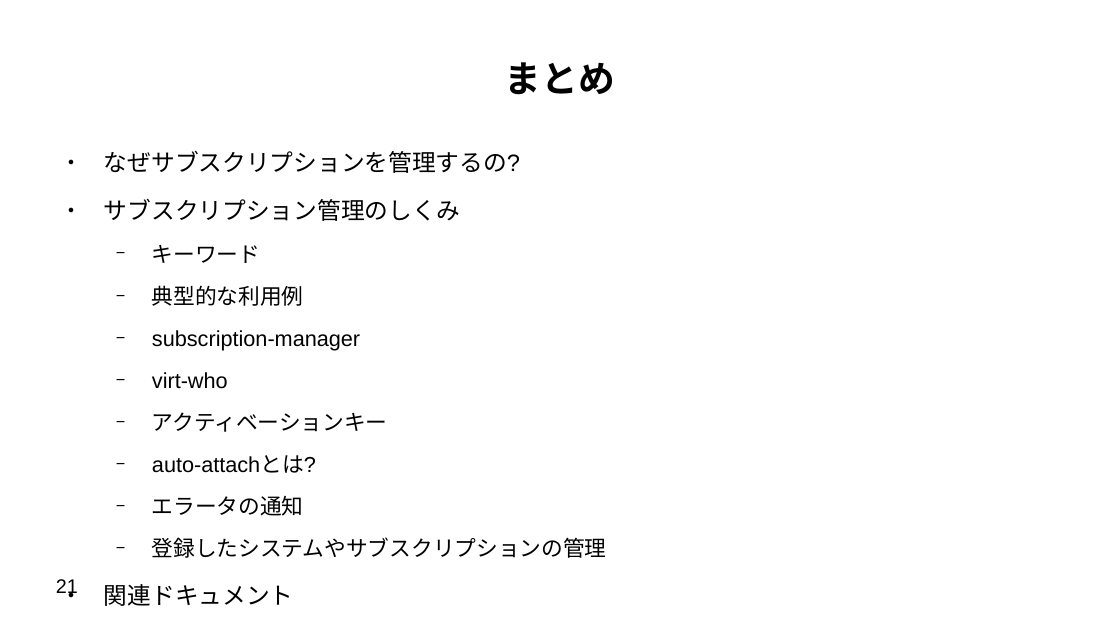
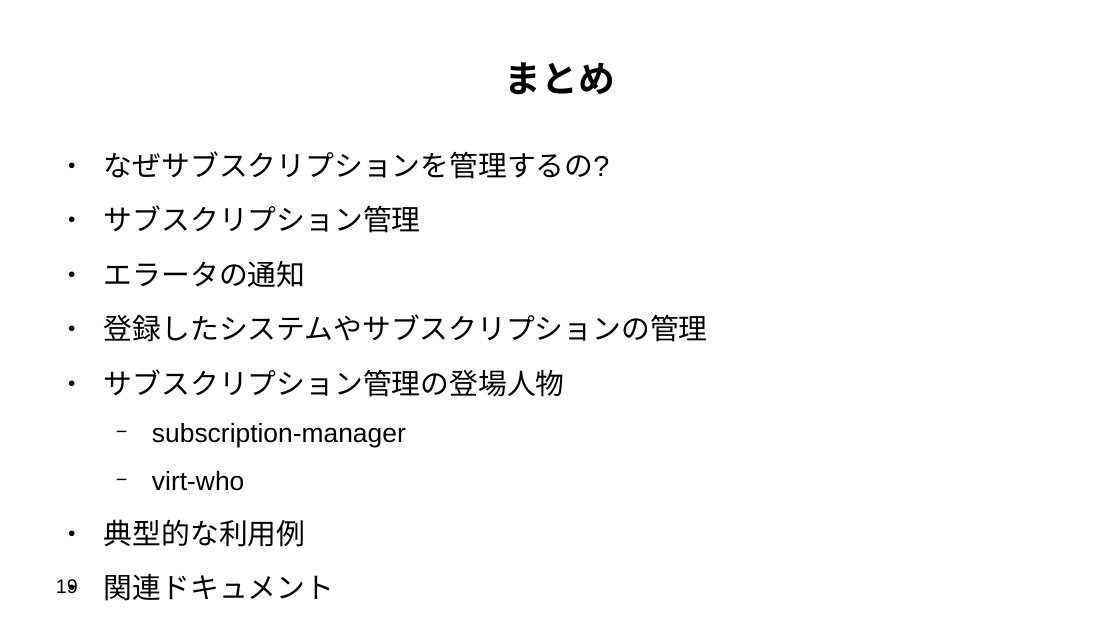
Before and after one commit to moriwaka/moriwaka.github.io, a slide deck: slide 19 of Presentation/RHEL/beginner/rhel-subscription.odp (slide 21 before the commit). Drawn at 1120x630 pixels with LibreOffice and Linux fonts; fonts in the diff are those of the drawing. Boxes give left, top, right and bottom in pixels: in the first picture for what was removed or moved away, otherwise in the second. Text is boxed around its words. In the diff, an @@ line names an element or a change of style, - is before the commit and + after.

```diff
--- a/Presentation/RHEL/beginner/rhel-subscription.odp
+++ b/Presentation/RHEL/beginner/rhel-subscription.odp
@@ text at bbox=[104, 151, 609, 491]: size 16.8 to 20.4 pt in "なぜサブスクリプションを管理するの?", "関連ドキュメント"; size 15.4 to 18.7 pt in "subscription-manager", "virt-who" @@
@@ text at bbox=[104, 205, 708, 397]: text changed; size 16.8 to 20.4 pt @@
-● サブスクリプション管理のしくみ
-  − キーワード
-  − 典型的な利用例
+● サブスクリプション管理
+● エラータの通知
+● 登録したシステムやサブスクリプションの管理
+● サブスクリプション管理の登場人物
@@ text at bbox=[104, 519, 306, 547]: text changed; size 15.4 to 20.4 pt @@
-  − アクティベーションキー
-  − auto-attachとは?
-  − エラータの通知
-  − 登録したシステムやサブスクリプションの管理
+● 典型的な利用例
@@ page number at bbox=[56, 579, 78, 593]: text changed @@
-21
+19
```
Also in this commit, not shown: 13 other slides changed, 2 slides added, 1 slide removed, 2 other files.
